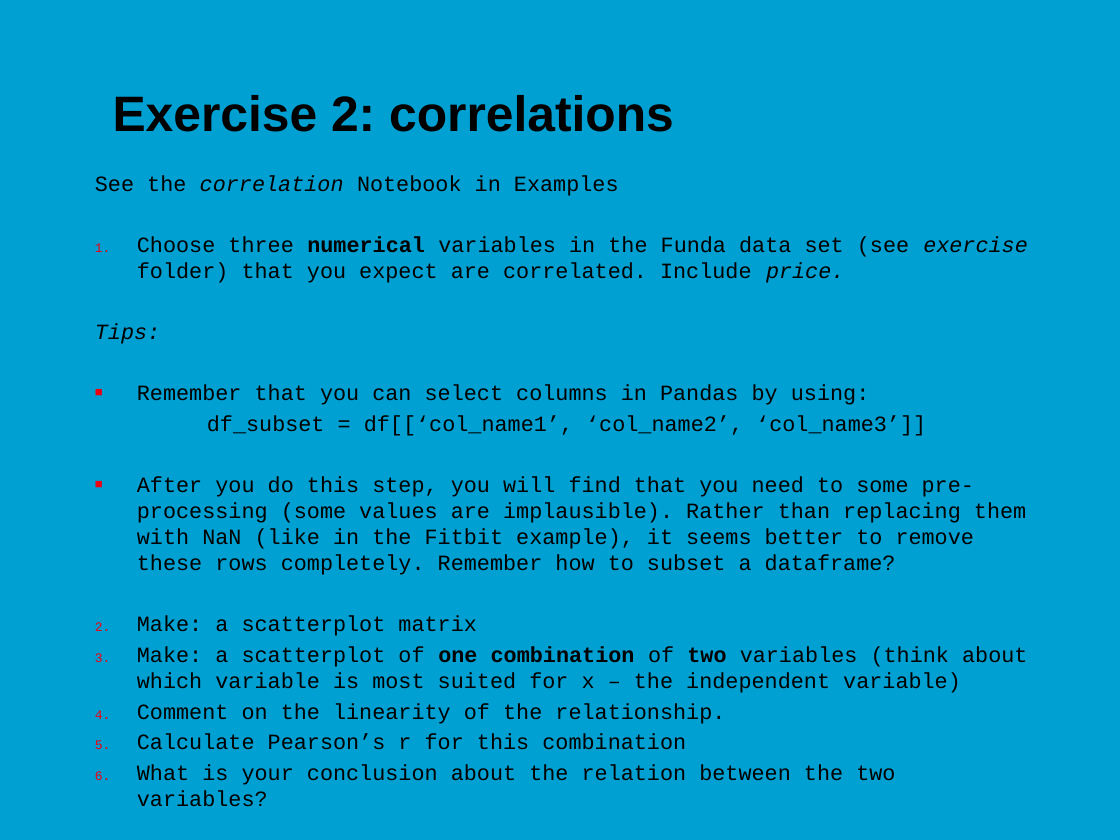
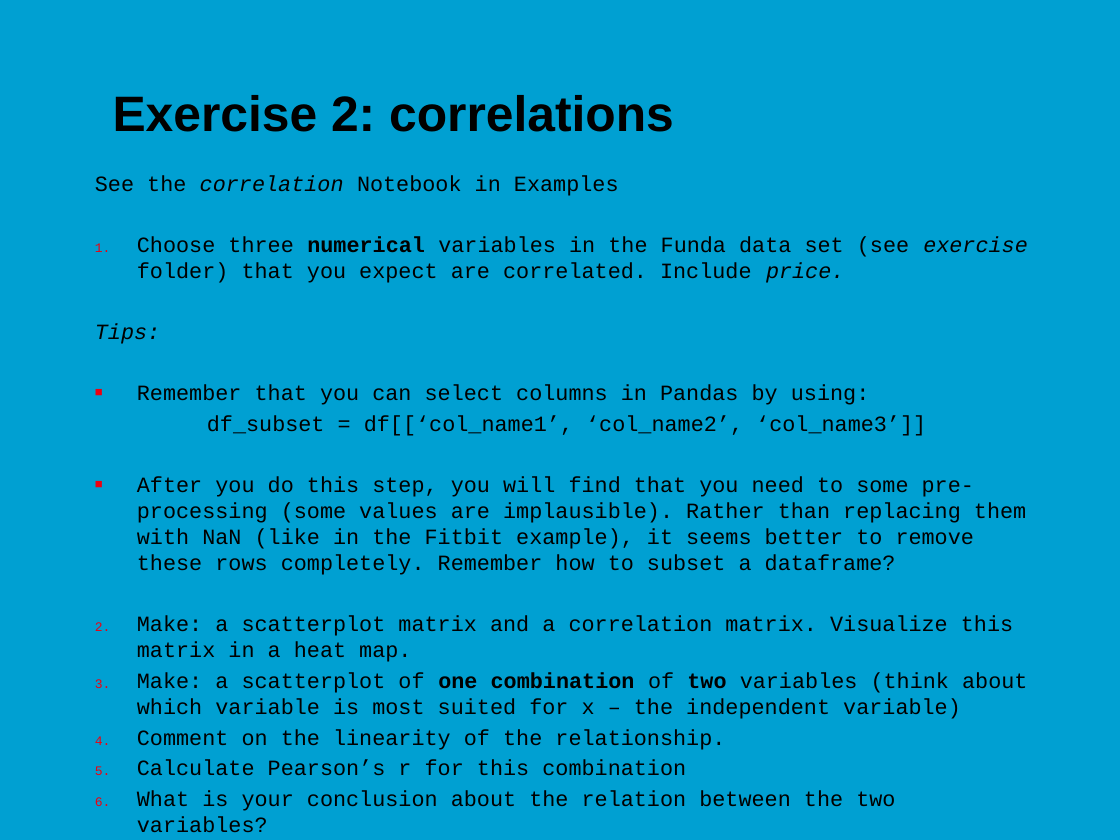
Before and after one commit to jonasmoons/data-driven-learning, a slide deck: slide 27 of slides/Week 2 - exploratory data analysis.pptx. Drawn at 1120x840 pixels with LibreOffice and Linux fonts; fonts in the diff are those of the drawing; background and template pictures are left out. Boxes give left, top, right and bottom in pixels: in the first picture for what was removed or moved away, otherwise in the second. Text is boxed around its words. In the diff, an @@ line names an element or a change of style, - is before the commit and + after.

```diff
--- a/slides/Week 2 - exploratory data analysis.pptx
+++ b/slides/Week 2 - exploratory data analysis.pptx
@@ text at [137, 616, 1013, 662]: text changed @@
-2. Make: a scatterplot matrix
+2. Make: a scatterplot matrix and a correlation matrix. Visualize this matrix in a heat map.
```
Also in this commit, not shown: 3 other files.
